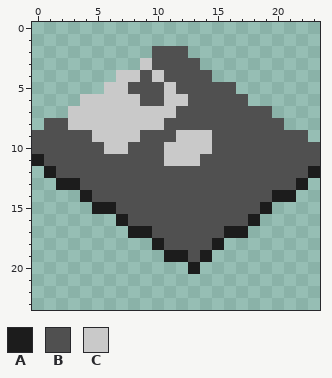
Pixel-art sprite, stored at resources/entity/disk.png. The first picture shows the starting point.
The file is 24x24 pixels.
Palette (. is transparent): A #1c1c1c  B #505050  C #c9c9c9
Once edited:
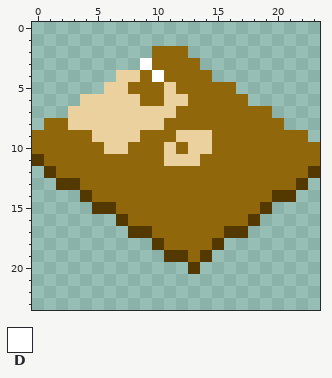
Colours new in this view: D #ffffff
The edit:
{"colour":"A","old":"#1c1c1c","new":"#533900"}
{"colour":"B","old":"#505050","new":"#91670c"}
{"colour":"C","old":"#c9c9c9","new":"#ead19d"}
{"y":3,"x":9,"old":"C","new":"D"}
{"y":4,"x":10,"old":"C","new":"D"}
{"y":10,"x":12,"old":"C","new":"B"}
